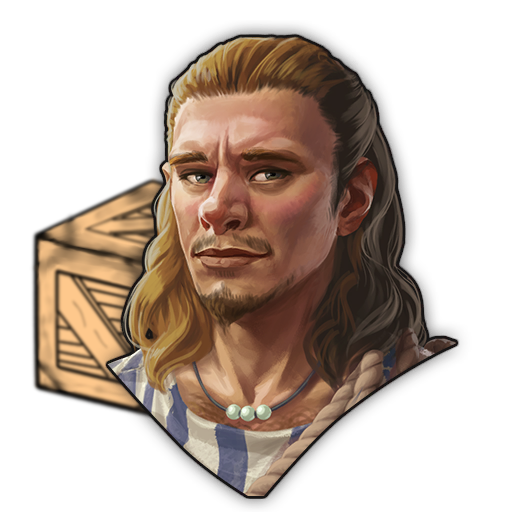
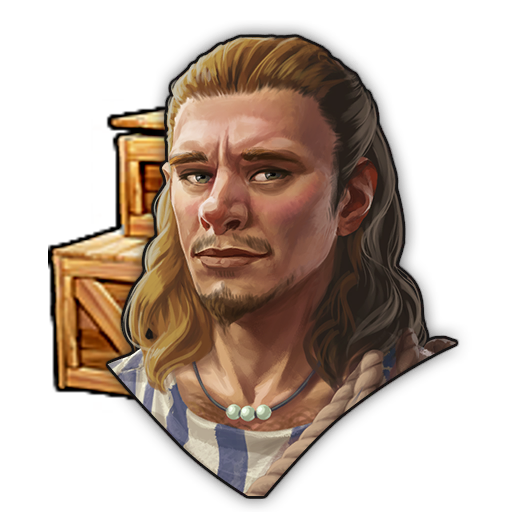
Comparing the layer stacks of the two 512×512 images. Changes:
painted on "Background" over [left=30, top=105, right=166, bottom=421]
added layer "crates_a1800" above "Malebene 6 Zusammengeführt" over [left=43, top=105, right=166, bottom=421]
hid "Malebene 6 Zusammengeführt" over [left=30, top=105, right=166, bottom=421]
